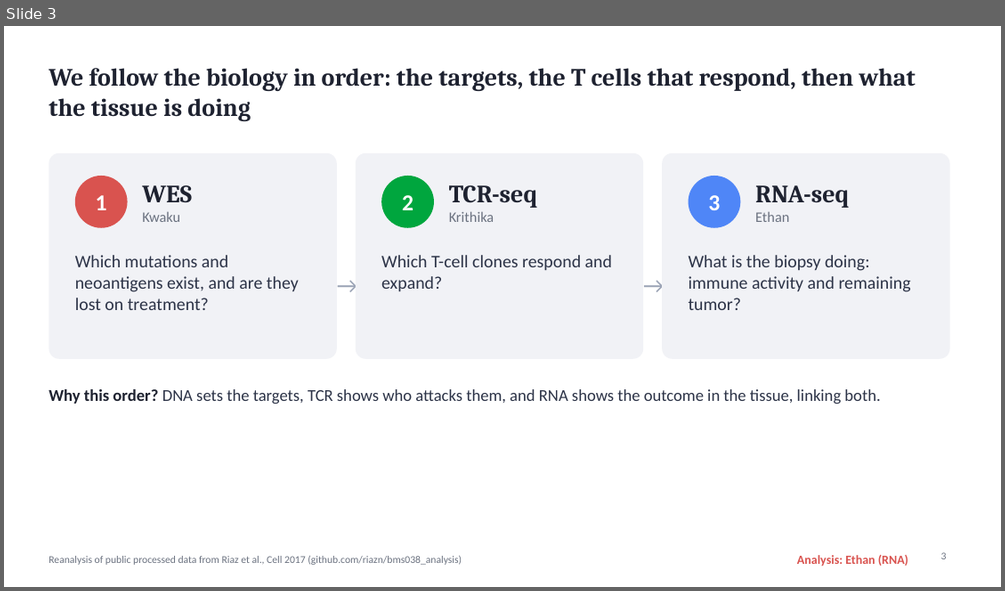
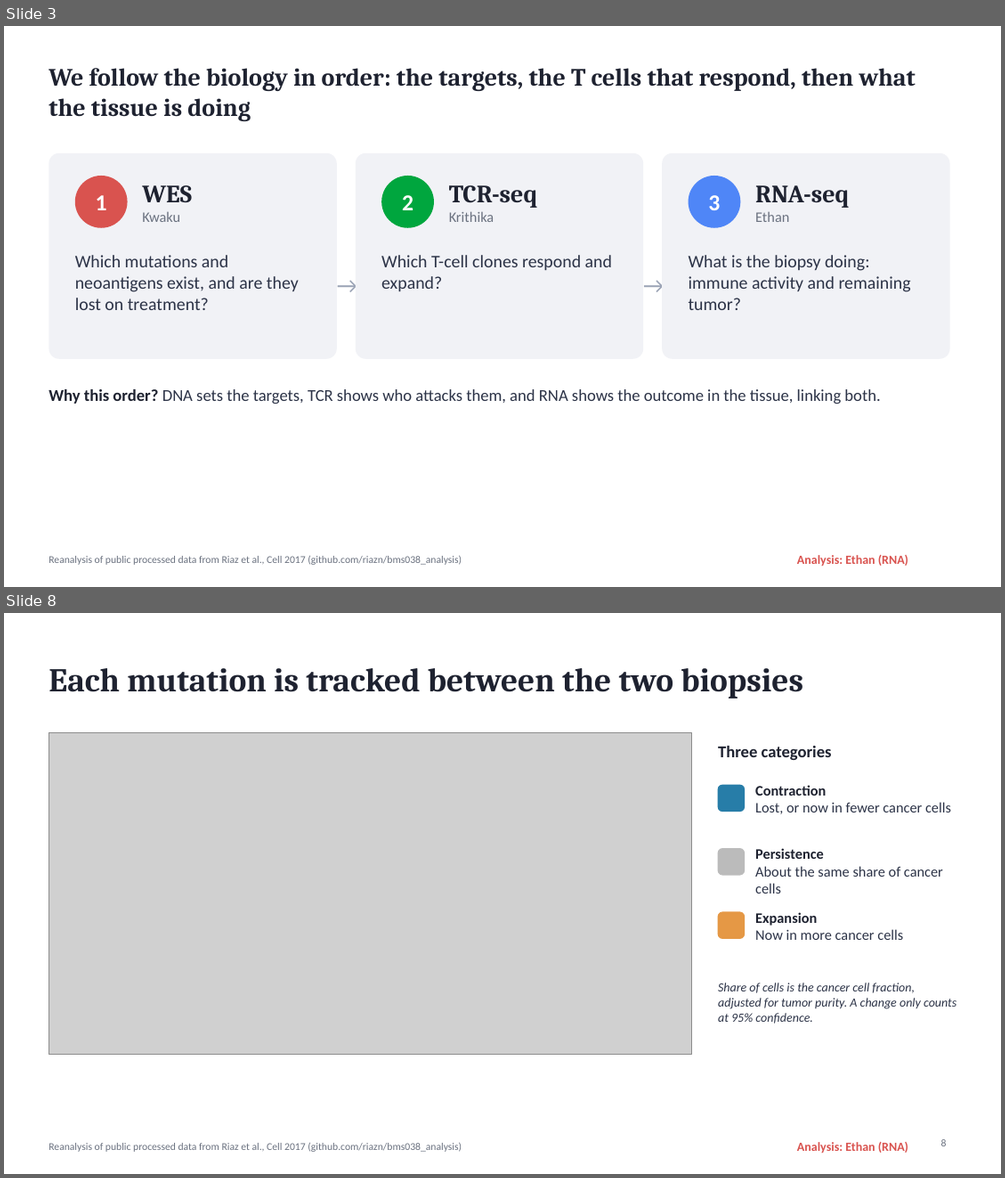
Before and after one commit to linethan04/Immunology-Final-Project, a slide deck: RNA_Ethan/slides/RNA_10slides_Ethan.pptx. Shown one above the other, each under a label of ours: slide 3 before the commit, slides 3 and 8 after it; the slides between them are not shown. The pictures are 1005x591 and 1005x1178 pixels, drawn with LibreOffice and Linux fonts; fonts in the diff are those of the drawing; grey boxes stand for pictures. Boxes give left, top, right and bottom in pixels: in the first picture for what was removed or moved away, otherwise in the second. Text is boxed around its words. In the diff, an @@ line names an element or a change of style, - is before the commit and + after.

```diff
--- a/RNA_Ethan/slides/RNA_10slides_Ethan.pptx
+++ b/RNA_Ethan/slides/RNA_10slides_Ethan.pptx
@@ slide 8 added at (x1=4, y1=613, x2=1001, y2=1174), background #FFFFFF; not listed: 2 template elements that a slide beside it also shows @@
@@ title added at (x1=48, y1=668, x2=803, y2=698), 32 pt, text #1E2230, bold @@
+Each mutation is tracked between the two biopsies
@@ picture added at (x1=48, y1=732, x2=692, y2=1054) @@
@@ text added at (x1=718, y1=746, x2=832, y2=760), 16 pt, text #1E2230, bold @@
+Three categories
@@ rounded rectangle added at (x1=718, y1=785, x2=744, y2=811), fill #277DA8, outline #277DA8 1 pt @@
@@ text added at (x1=755, y1=785, x2=951, y2=814), 14 pt, text #2C3347 @@
+Contraction
+Lost, or now in fewer cancer cells
@@ rounded rectangle added at (x1=718, y1=849, x2=744, y2=875), fill #BBBBBB, outline #BBBBBB 1 pt @@
@@ text added at (x1=755, y1=848, x2=943, y2=893), 14 pt, text #2C3347 @@
+Persistence
+About the same share of cancer cells
@@ rounded rectangle added at (x1=718, y1=912, x2=744, y2=938), fill #E59845, outline #E59845 1 pt @@
@@ text added at (x1=755, y1=912, x2=903, y2=940), 14 pt, text #2C3347 @@
+Expansion
+Now in more cancer cells
@@ text added at (x1=718, y1=982, x2=956, y2=1023), 12 pt, text #2C3347, italic @@
+Share of cells is the cancer cell fraction, adjusted for tumor purity. A change only counts at 95% confidence.
@@ page number added at (x1=941, y1=1139, x2=947, y2=1146), 10 pt, text #6B7280 @@
+8
@@ slide 3 changed as well @@
@@ page number removed at (x1=941, y1=552, x2=947, y2=559) @@
-3
```
Also in this commit, not shown: 8 other slides changed, 17 other slides added, 1 slide removed, 5 other files.
